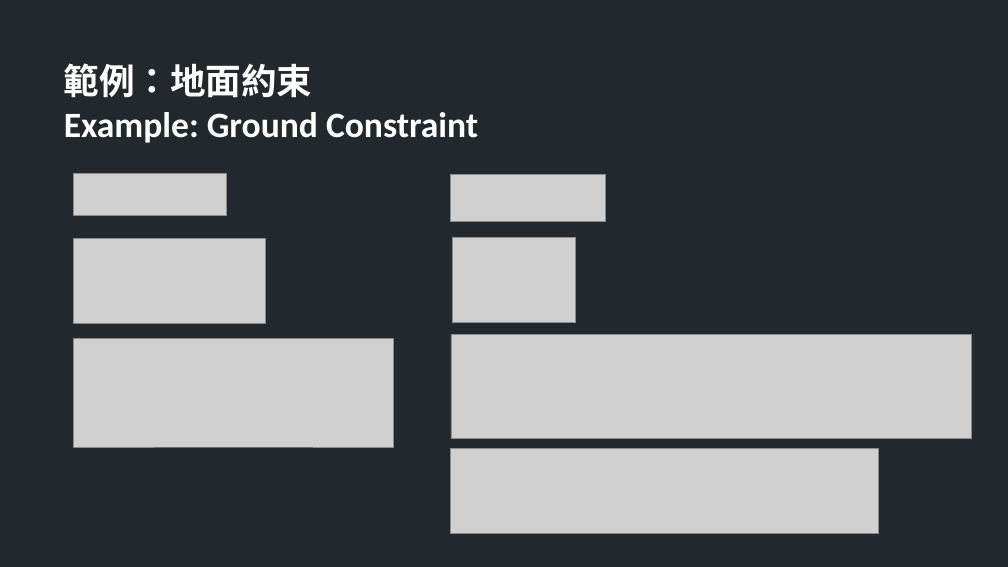
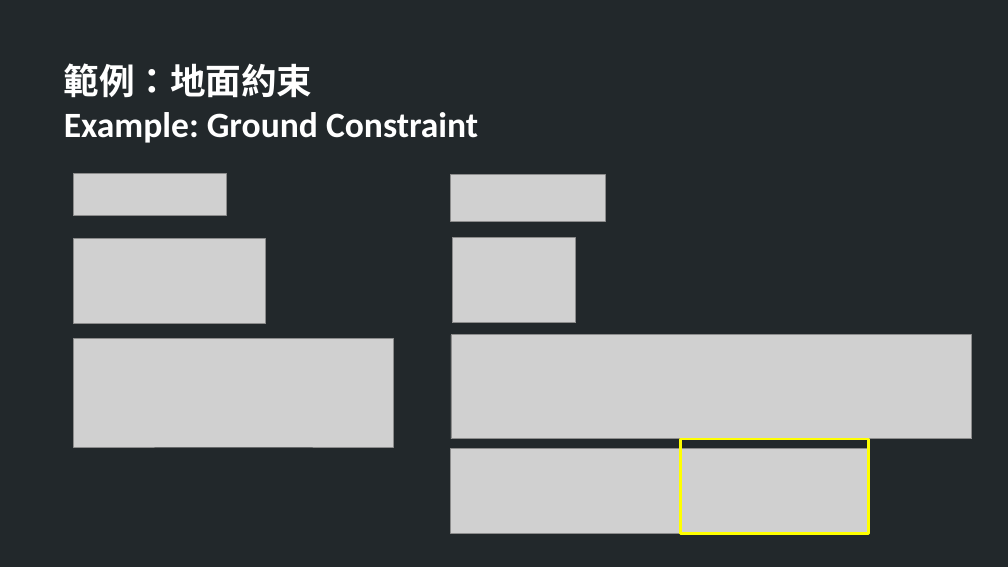
Before and after one commit to TheAllenChou/unity-physics-constraints, a slide deck: slide 12 of slides/physics constraints in games.odp. Drawn at 1008x567 pixels with LibreOffice and Linux fonts; fonts in the diff are those of the drawing; grey boxes stand for pictures. Boxes give left, top, right and bottom in pixels: in the first picture for what was removed or moved away, otherwise in the second. Text is boxed around its words. In the diff, an @@ line names an element or a change of style, - is before the commit and + after.

Commit message:
Slides.

```diff
--- a/slides/physics constraints in games.odp
+++ b/slides/physics constraints in games.odp
@@ picture: place and size @@
-picture at [451, 448, 879, 533]
+picture at [451, 448, 869, 533]
@@ rectangle added at [681, 439, 869, 533], outline #FFFF00 2.3 pt @@
```
Also in this commit, not shown: 7 other slides changed.
